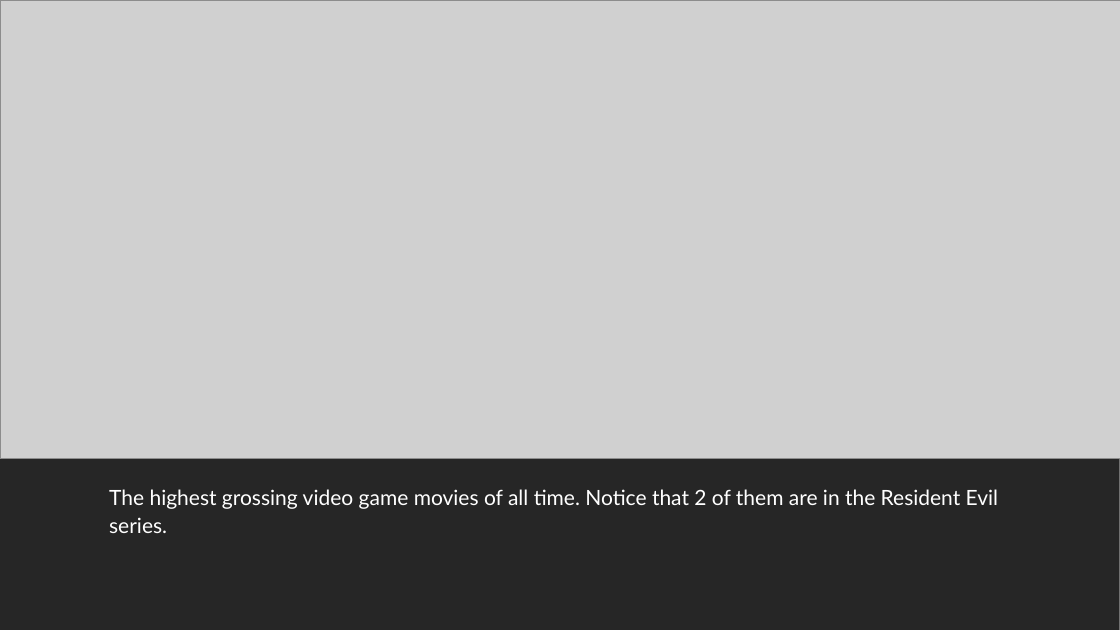
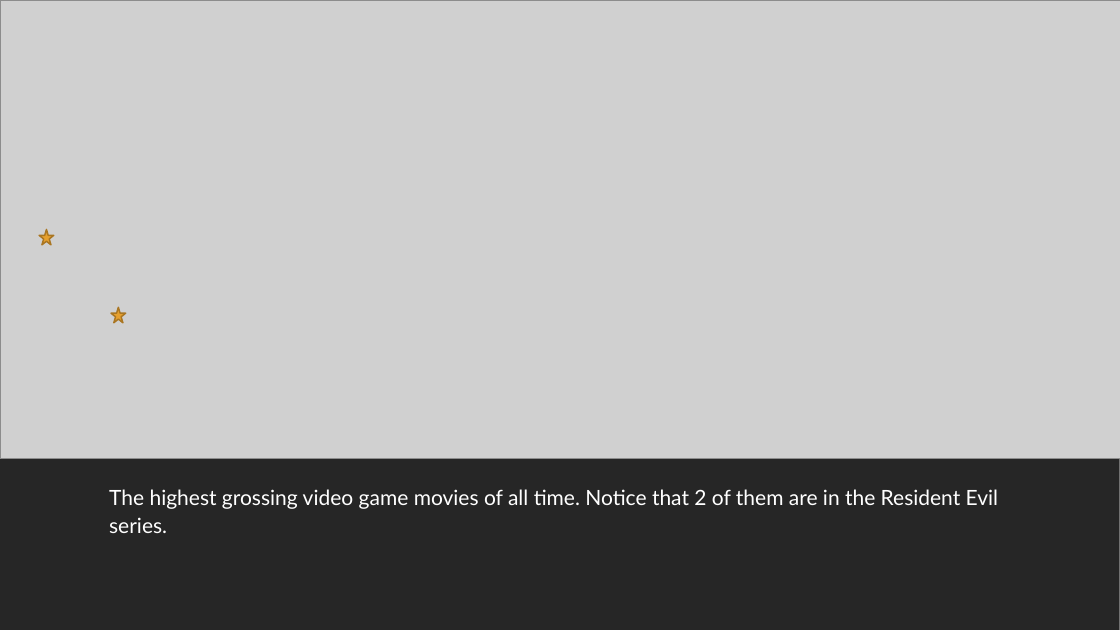
Before and after one commit to djournic/Movie_data_analysis_1, a slide deck: slide 9 of Microsoft Movie Analysis.pptx (slide 8 before the commit). Drawn at 1120x630 pixels with LibreOffice and Linux fonts; fonts in the diff are those of the drawing; grey boxes stand for pictures. Boxes give left, top, right and bottom in pixels: in the first picture for what was removed or moved away, otherwise in the second. Text is boxed around its words. In the diff, an @@ line names an element or a change of style, - is before the commit and + after.

```diff
--- a/Microsoft Movie Analysis.pptx
+++ b/Microsoft Movie Analysis.pptx
@@ star added at [39, 229, 54, 245], fill #E6A02E, outline #AA7622 1.25 pt @@
@@ star added at [111, 308, 125, 323], fill #E6A02E, outline #AA7622 1.25 pt @@
```
Also in this commit, not shown: 4 other slides changed, 1 slide added.
